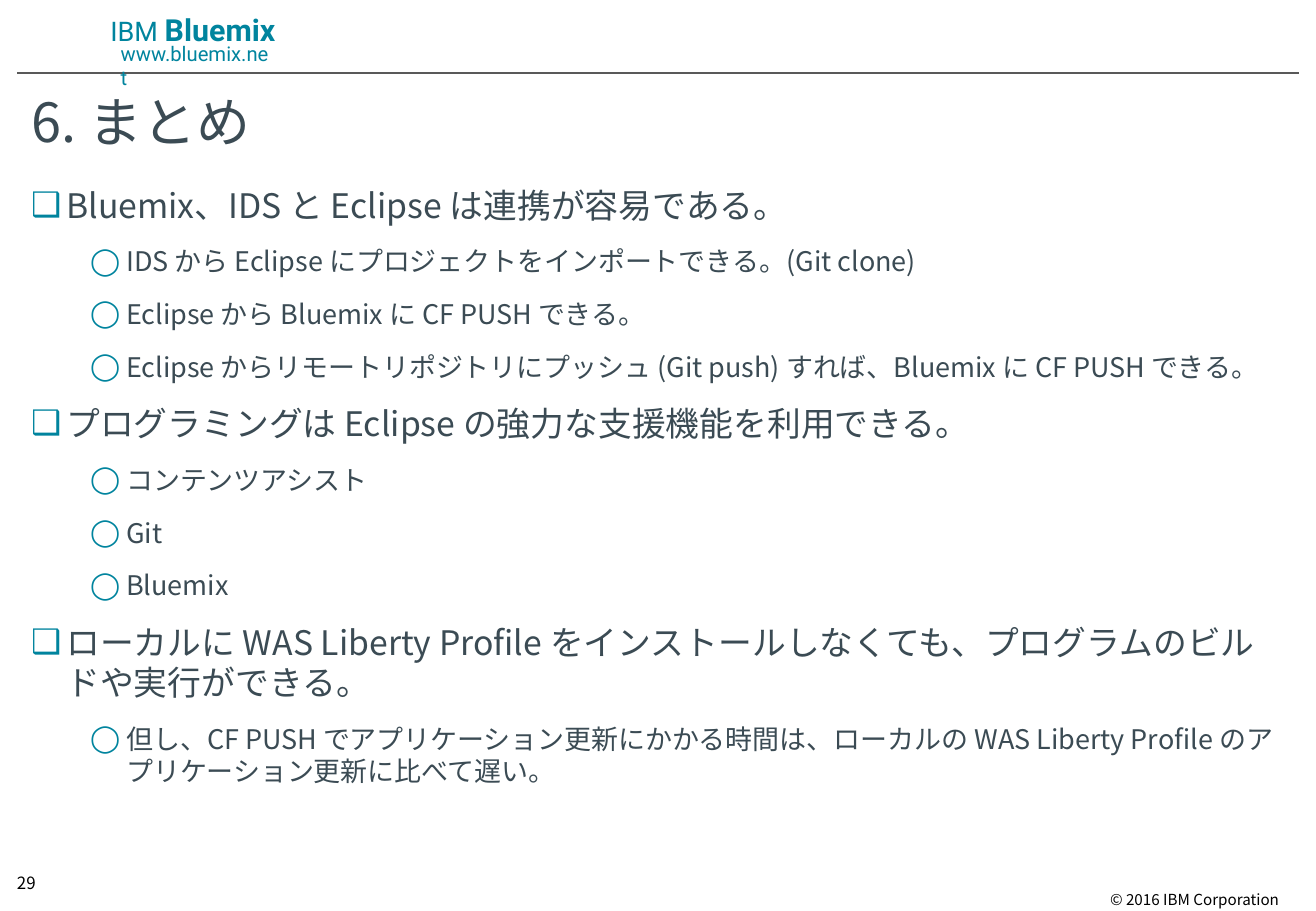
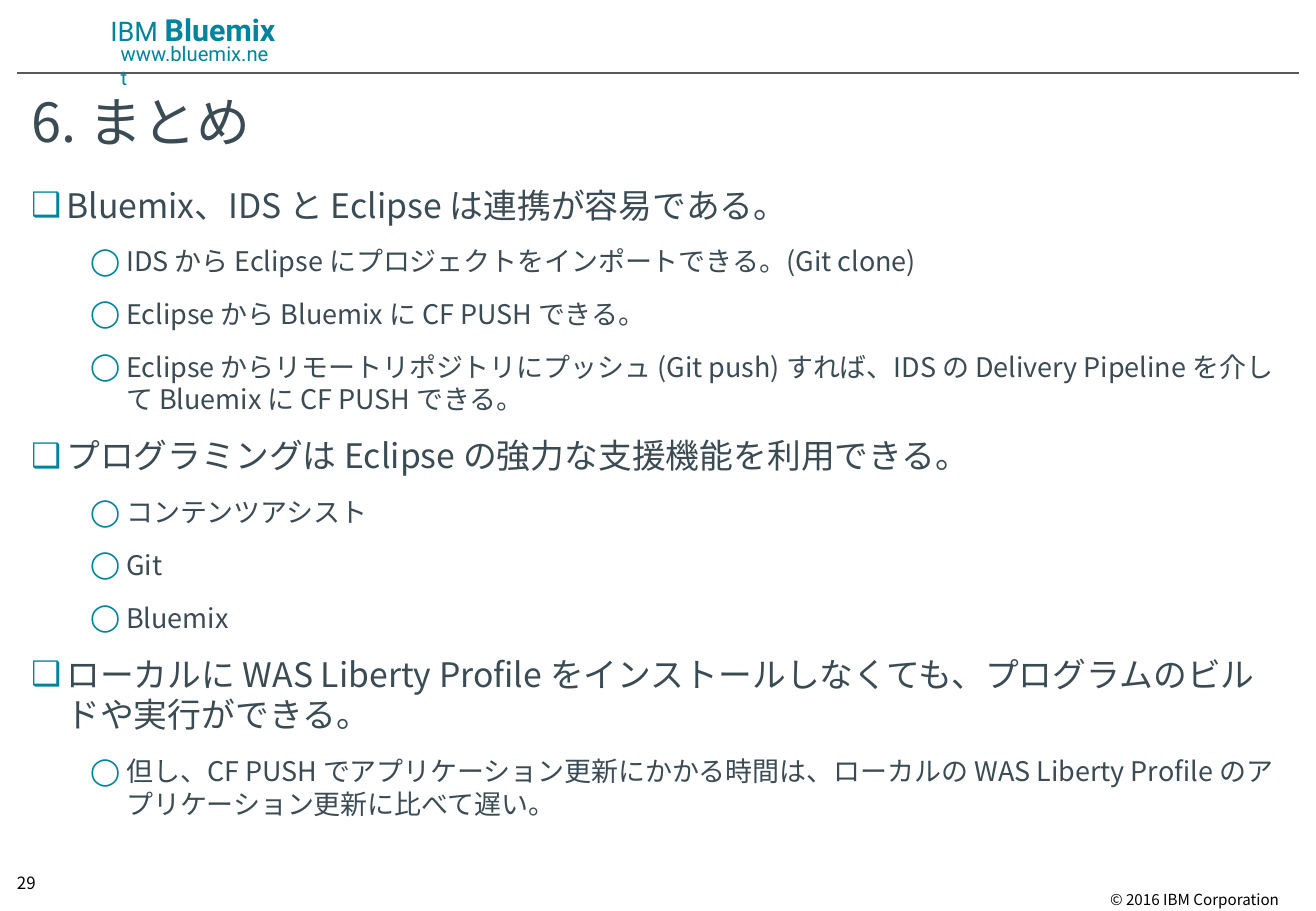
Before and after one commit to ippei0605/hello-java, a slide deck: slide 29 of doc/IBM Bluemix DevOps Services のプロジェクトを Eclipse にインポートする ～ IBM Eclipse Tools for Bluemix for Mars 編 ～.pptx. Drawn at 1316x911 pixels with LibreOffice and Linux fonts; fonts in the diff are those of the drawing; background and template pictures are left out. Boxes give left, top, right and bottom in pixels: in the first picture for what was removed or moved away, otherwise in the second. Text is boxed around its words. In the diff, an @@ line names an element or a change of style, - is before the commit and + after.

```diff
--- a/doc/IBM Bluemix DevOps Services のプロジェクトを Eclipse にインポートする ～ IBM Eclipse Tools for Bluemix for Mars 編 ～.pptx
+++ b/doc/IBM Bluemix DevOps Services のプロジェクトを Eclipse にインポートする ～ IBM Eclipse Tools for Bluemix for Mars 編 ～.pptx
@@ text at <box>126,354,1273,411</box>: text changed @@
-  ◯ Eclipse からリモートリポジトリにプッシュ (Git push) すれば、Bluemix に CF PUSH できる。
+  ◯ Eclipse からリモートリポジトリにプッシュ (Git push) すれば、IDS の Delivery Pipeline を介して Bluemix に CF PUSH できる。
```
Also in this commit, not shown: 1 other slide changed, 2 other files.
